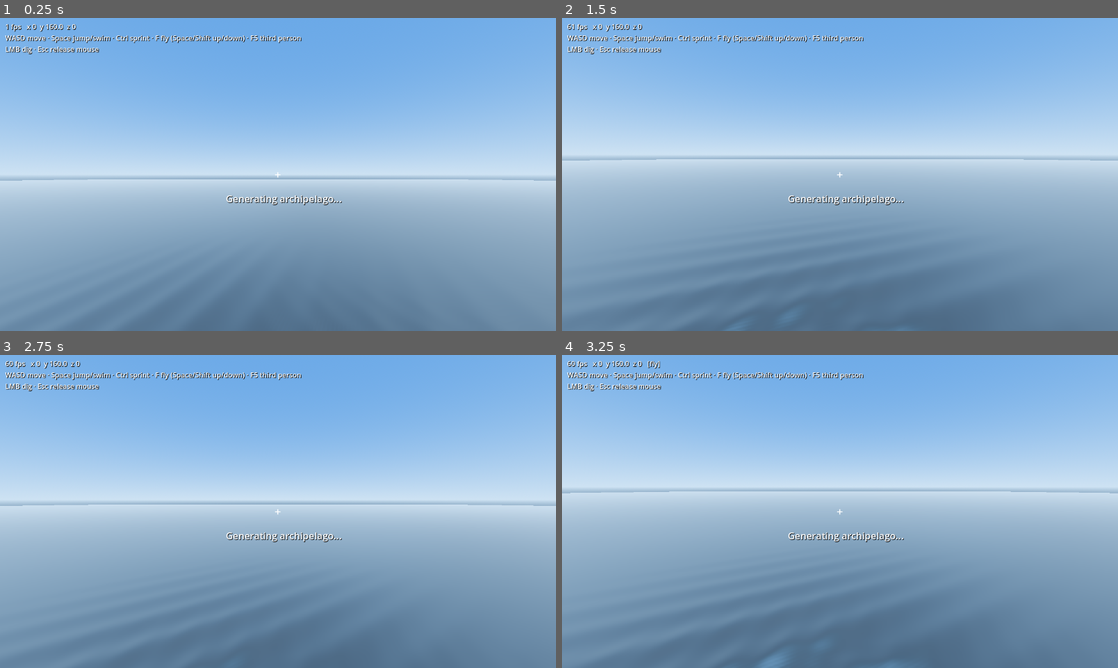
Above: before the commit, frames 1-4 (two rows, left to right).
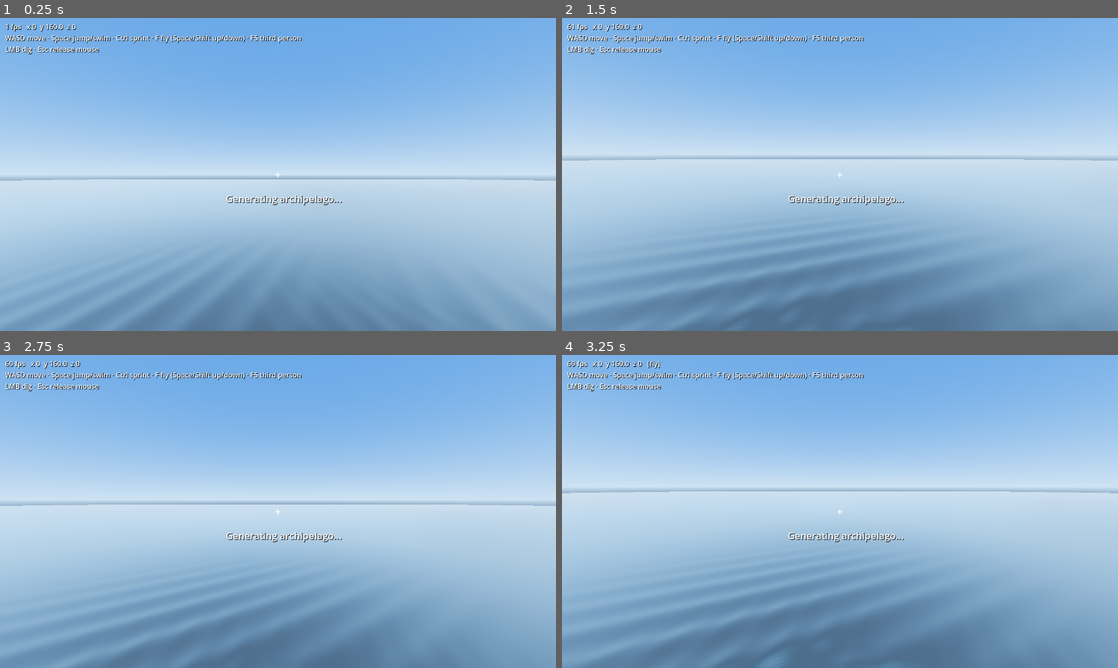
Above: after the commit, the same moments.

Repository: DocRountree/westofnod
Game: Godot game, scene res://main.tscn
Same seed, same stepped clock (60 frames per second), same inputs: the game is played once before the commit and once after it.
Inputs (mouse positions are in pixels of both pictures, inside the frame that each line leads up to):
- Up to frame 1 (0.25 s): no input
- Up to frame 2 (1.5 s): tap Enter at 0.5 s; move the mouse to (962, 158) at 0.52 s; hold D (move_right) 0.53-1.28 s; hold Ctrl (sprint) 0.53-1.28 s; click (962, 158) at 0.67 s; tap Space (jump) at 0.77, 0.8, 1.07, 1.25, 1.35 s; move the mouse to (812, 174) at 1.27 s; hold W (move_forward) from 1.28 s (still down)
- Up to frame 3 (2.75 s): keep holding W (move_forward); tap Space (jump) at 1.52, 1.82, 2.3 s; tap Ctrl (sprint) at 1.55 s; tap Enter at 2 s; move the mouse to (289, 505) at 2.02 s; hold Ctrl (sprint) from 2.03 s (still down)
- Up to frame 4 (3.25 s): keep holding W (move_forward); tap Space (jump) at 2.75, 3.02 s; move the mouse to (834, 517) at 2.77 s; release Ctrl (sprint) at 2.78 s; tap F at 2.85 s; click (834, 517) at 2.92 s; tap Ctrl (sprint) at 3.05 s

The runs differ from the first frame. In frame 1, 30% of the frame differs, in the area x 0-100%, y 56-100%; in frame 2, 25%; in frame 3, 27%; in frame 4, 26%.

Commit message:
Fix distant water blobs and stray water; Minecraft-style swimming
- Far tiles no longer mesh rivers (narrower than their 16 m grid, they broke
  into blobs); the terrain shader paints them from an analytic water coverage.
- Lakes only claim ground inside the simulated lake, so low floodplains near a
  dammed lake no longer get a sheet of water.
- Shoreline foam fades with pixel footprint (no white rims far away).
- Swimming: sink slowly, Space swims up and bobs at the surface, Shift sinks,
  Ctrl+forward with head under sprint-swims where you look, climb out at banks,
  rivers carry you downstream. Works in rivers and lakes, not just the sea;
  underwater fog/tint uses the real water level.

Diff:
--- a/scripts/hud.gd
+++ b/scripts/hud.gd
@@ -41,4 +41,5 @@
 	var p := player.global_position
 	info.text = "%d fps   x %.0f  y %.1f  z %.0f%s\nWASD move · Space jump/swim · Ctrl sprint · F fly (Space/Shift up/down) · F5 third person\nLMB dig · Esc release mouse" % [
 		Engine.get_frames_per_second(), p.x, p.y, p.z, "   [fly]" if player.flying else ""]
-	underwater.visible = player.camera.global_position.y < 0.0
+	var cam := player.camera.global_position
+	underwater.visible = cam.y < player.terrain.water_at(cam.x, cam.z).x
--- a/scripts/main.gd
+++ b/scripts/main.gd
@@ -141,6 +141,7 @@
 			player.global_position = Vector3(p.x, h + 0.5, p.z)
 			player.frozen = false
 			hud.status.text = ""
-	var under := player.camera.global_position.y < 0.0
+	var cam := player.camera.global_position
+	var under := cam.y < terrain.water_at(cam.x, cam.z).x
 	env.fog_density = 0.06 if under else 0.00035
 	env.fog_light_color = Color(0.05, 0.25, 0.35) if under else Color(0.68, 0.78, 0.88)
--- a/scripts/player.gd
+++ b/scripts/player.gd
@@ -1,6 +1,7 @@
 class_name Player
 extends CharacterBody3D
-## First/third-person controller (F5 toggles): walk/sprint/jump, swim, optional
+## First/third-person controller (F5 toggles): walk/sprint/jump, swim (as in
+## Minecraft, see _swim()), optional
 ## fly mode, and digging into the terrain.
 
 const WALK_SPEED := 4.6
@@ -11,11 +12,17 @@
 const REACH := 6.0
 const MOUSE_SENS := 0.0025
 const THIRD_PERSON_DISTANCE := 4.5
+const SWIM_SPEED := 2.2
+const SWIM_SPRINT_SPEED := 5.6
+const SWIM_UP_SPEED := 2.4
+const SINK_SPEED := 0.6
+const CURRENT_SPEED := 1.4 # m/s at full river flow (as water.gdshader's river_speed)
 
 var terrain: TerrainWorld
 var head: Node3D # eye point; pitches with the mouse
 var camera: Camera3D
 var third_person := false
+var swimming := false # sprint-swimming
 var _arm: SpringArm3D
 var _body_mesh: MeshInstance3D
 var flying := false
@@ -92,7 +99,10 @@
 		return
 	var input := Input.get_vector("move_left", "move_right", "move_forward", "move_back")
 	var dir := (transform.basis * Vector3(input.x, 0.0, input.y)).normalized()
-	var in_water := global_position.y + 0.9 < 0.0
+	var water := terrain.water_at(global_position.x, global_position.z) if terrain else Vector3.ZERO
+	var depth := water.x - global_position.y # how deep the feet are
+	var in_water := depth > 0.6
+	var head_under := water.x > head.global_position.y
 
 	if flying:
 		var vy := 0.0
@@ -102,17 +112,15 @@
 			vy -= 1.0
 		var spd := FLY_SPEED * (2.5 if Input.is_action_pressed("sprint") else 1.0)
 		velocity = dir * spd + Vector3.UP * vy * spd * 0.6
+		swimming = false
+	elif in_water:
+		_swim(delta, dir, depth, head_under, Vector2(water.y, water.z))
 	else:
+		swimming = false
 		var speed := SPRINT_SPEED if Input.is_action_pressed("sprint") else WALK_SPEED
-		if in_water:
-			speed *= 0.6
-			velocity.y = move_toward(velocity.y, -1.5, 8.0 * delta)
-			if Input.is_action_pressed("jump"):
-				velocity.y = 3.2
-		else:
-			velocity.y -= GRAVITY * delta
-			if Input.is_action_pressed("jump") and is_on_floor():
-				velocity.y = JUMP_VELOCITY
+		velocity.y -= GRAVITY * delta
+		if Input.is_action_pressed("jump") and is_on_floor():
+			velocity.y = JUMP_VELOCITY
 		var accel := 40.0 if is_on_floor() else 12.0
 		velocity.x = move_toward(velocity.x, dir.x * speed, accel * delta)
 		velocity.z = move_toward(velocity.z, dir.z * speed, accel * delta)
@@ -123,6 +131,34 @@
 			and Input.mouse_mode == Input.MOUSE_MODE_CAPTURED and _cooldown <= 0.0:
 		_dig()
 		_cooldown = 0.22
+
+
+## Swimming, as in Minecraft: you slowly sink unless you hold jump, which swims
+## you up (and bobs you at the surface); descend sinks faster; movement is slow.
+## Sprinting with your head under water swims fast wherever you look, up and
+## down included. Swimming into a bank with jump held climbs out. Rivers carry
+## you downstream.
+func _swim(delta: float, dir: Vector3, depth: float, head_under: bool, flow: Vector2) -> void:
+	var look := -head.global_basis.z
+	var forward := Input.get_vector("move_left", "move_right", "move_forward", "move_back").y < -0.3
+	swimming = head_under and forward and Input.is_action_pressed("sprint")
+	var target := Vector3.ZERO
+	if swimming:
+		target = look * SWIM_SPRINT_SPEED
+	else:
+		target = dir * SWIM_SPEED
+		if Input.is_action_pressed("jump"):
+			target.y = SWIM_UP_SPEED
+		elif Input.is_action_pressed("descend"):
+			target.y = -SWIM_UP_SPEED
+		else:
+			target.y = -SINK_SPEED
+	# The current carries you along; water is thick, so velocities ease toward
+	# the target (and a dive is braked).
+	target += Vector3(flow.x, 0.0, flow.y) * CURRENT_SPEED
+	velocity = velocity.move_toward(target, 9.0 * delta)
+	if Input.is_action_pressed("jump") and is_on_wall() and depth < 1.6:
+		velocity.y = 4.2 # climb out onto the bank
 
 
 func _ray() -> Dictionary:
--- a/scripts/terrain_generator.gd
+++ b/scripts/terrain_generator.gd
@@ -4,7 +4,7 @@
 ## gathers each tile's island grids and river segments, runs
 ## shaders/terrain_gen.glsl on a local RenderingDevice and builds mesh arrays.
 
-const OUT_STRIDE := 8 # floats per output vertex
+const OUT_STRIDE := 12 # floats per output vertex
 
 var seed: int = 1337
 var arch: Archipelago
@@ -80,7 +80,7 @@
 			res["data"] = data
 			res["arrays"] = TerrainMesher.build(data, null, int(job.n), float(job.spacing))
 			res["images"] = TerrainMesher.textures(data, null, int(job.n))
-			res["water"] = TerrainMesher.build_water(data, int(job.n), float(job.spacing))
+			res["water"] = TerrainMesher.build_water(data, int(job.n), float(job.spacing), job.kind == 0)
 		_mutex.lock()
 		_results.append(res)
 		_mutex.unlock()
--- a/scripts/terrain_mesher.gd
+++ b/scripts/terrain_mesher.gd
@@ -1,11 +1,14 @@
 class_name TerrainMesher
 extends RefCounted
 ## Builds heightfield mesh arrays from generator output.
-## data: out_n*out_n vertices of 8 floats (height, floodplain 0..1, gully depth,
-## channel cut, water level, water kind (1 river, 2 lake/oxbow), flow x, flow z)
+## data: out_n*out_n vertices of 12 floats (height, floodplain 0..1, gully depth,
+## channel cut, water level, water kind (1 river, 2 lake/oxbow), flow x, flow z,
+## water coverage 0..1, unused x3)
 ## covering the (n+1)^2 vertex grid plus a one-vertex ring for seamless normals.
 ## Meshes carry positions only; shading data goes to the GPU as textures().
 ## delta: optional per-ring-vertex height edits (digging), same layout, or null.
+
+const S := TerrainGenerator.OUT_STRIDE
 
 static var _index_cache := {}
 
@@ -33,7 +36,7 @@
 
 static func height_at(data: PackedFloat32Array, delta, out_n: int, i: int, j: int) -> float:
 	var r := j * out_n + i
-	var h := data[r * 8]
+	var h := data[r * S]
 	if delta != null:
 		h += delta[r]
 	return h
@@ -69,22 +72,24 @@
 
 
 ## Per-pixel shading data for a tile, over the vertex grid plus its ring
-## (texel (i + 1, j + 1) is vertex (i, j)): [heights (RF, edited), attributes
-## (RGBAH: floodplain 0..1, gully depth m, channel cut m, dug depth m)].
+## (texel (i + 1, j + 1) is vertex (i, j)): [heights (RGF: edited height, dug
+## depth m), attributes (RGBAH: floodplain 0..1, gully depth m, channel cut m,
+## water coverage 0..1)].
 static func textures(data: PackedFloat32Array, delta, n: int) -> Array:
 	var on := n + 3
 	var hb := PackedFloat32Array()
 	var ab := PackedFloat32Array()
-	hb.resize(on * on)
+	hb.resize(on * on * 2)
 	ab.resize(on * on * 4)
 	for r in on * on:
 		var d: float = 0.0 if delta == null else delta[r]
-		hb[r] = data[r * 8] + d
-		ab[r * 4] = data[r * 8 + 1]
-		ab[r * 4 + 1] = data[r * 8 + 2]
-		ab[r * 4 + 2] = data[r * 8 + 3]
-		ab[r * 4 + 3] = -d
-	var himg := Image.create_from_data(on, on, false, Image.FORMAT_RF, hb.to_byte_array())
+		hb[r * 2] = data[r * S] + d
+		hb[r * 2 + 1] = -d
+		ab[r * 4] = data[r * S + 1]
+		ab[r * 4 + 1] = data[r * S + 2]
+		ab[r * 4 + 2] = data[r * S + 3]
+		ab[r * 4 + 3] = data[r * S + 8]
+	var himg := Image.create_from_data(on, on, false, Image.FORMAT_RGF, hb.to_byte_array())
 	var aimg := Image.create_from_data(on, on, false, Image.FORMAT_RGBAF, ab.to_byte_array())
 	aimg.convert(Image.FORMAT_RGBAH)
 	return [himg, aimg]
@@ -102,8 +107,10 @@
 
 ## River and lake surfaces: a sheet at each vertex's water level, kept only where
 ## the grid has water (around it the sheet sits below the banks). UV carries the
-## river flow (direction x speed). Empty if none.
-static func build_water(data: PackedFloat32Array, n: int, s: float) -> Dictionary:
+## river flow (direction x speed). Empty if none. Coarse tiles leave rivers out
+## (rivers=false): they are narrower than the grid and are painted onto the
+## terrain from their coverage instead.
+static func build_water(data: PackedFloat32Array, n: int, s: float, rivers: bool = true) -> Dictionary:
 	var w := n + 1
 	var on := n + 3
 	var verts := PackedVector3Array()
@@ -115,10 +122,10 @@
 	var any := false
 	for j in w:
 		for i in w:
-			var r := ((j + 1) * on + i + 1) * 8
+			var r := ((j + 1) * on + i + 1) * S
 			verts[j * w + i] = Vector3(i * s, data[r + 4], j * s)
 			flow[j * w + i] = Vector2(data[r + 6], data[r + 7])
-			if data[r + 5] > 0.5:
+			if data[r + 5] > (0.5 if rivers else 1.5):
 				wet[j * w + i] = 1
 				any = true
 	if not any:
--- a/scripts/terrain_world.gd
+++ b/scripts/terrain_world.gd
@@ -41,6 +41,7 @@
 	far_material.shader = near_material.shader
 	far_material.set_shader_parameter("near_cutoff", FAR_CUTOFF)
 	far_material.set_shader_parameter("channel_tint", 0.0)
+	far_material.set_shader_parameter("paint_water", 1.0)
 	generator.start()
 
 
@@ -248,6 +249,27 @@
 	var w := CHUNK_CELLS + 1
 	return lerpf(lerpf(hs[j * w + i], hs[j * w + i + 1], fx),
 			lerpf(hs[(j + 1) * w + i], hs[(j + 1) * w + i + 1], fx), fz)
+
+
+## Water surface over (x, z): the sea (0) or the river/lake level of the nearest
+## wet vertex around it, whichever is higher. Vector3(level, flow x, flow z),
+## flow in 0..1 (direction x speed).
+func water_at(x: float, z: float) -> Vector3:
+	var k := Vector2i(floori(x / NEAR_SIZE), floori(z / NEAR_SIZE))
+	var best := Vector3(0.0, 0.0, 0.0)
+	if not _near.has(k):
+		return best
+	var ch: Dictionary = _near[k]
+	var d: PackedFloat32Array = ch.data
+	var ci := clampi(roundi(x - ch.origin.x), 0, CHUNK_CELLS)
+	var cj := clampi(roundi(z - ch.origin.y), 0, CHUNK_CELLS)
+	var st := TerrainGenerator.OUT_STRIDE
+	for dj in range(-1, 2):
+		for di in range(-1, 2):
+			var r := ((cj + dj + 1) * OUT_N + ci + di + 1) * st
+			if d[r + 5] > 0.5 and d[r + 4] > best.x:
+				best = Vector3(d[r + 4], d[r + 6], d[r + 7])
+	return best
 
 
 # ------------------------------------------------------------------ digging
--- a/shaders/terrain.gdshader
+++ b/shaders/terrain.gdshader
@@ -4,7 +4,8 @@
 // Terrain tiles. Meshes carry positions only; everything else is per pixel from
 // two small textures per tile (TerrainMesher.textures(), over the vertex grid
 // plus a one-vertex ring): heights, filtered by hand (32-bit float), for the
-// normal, and attributes (floodplain, gully depth, channel cut, dug depth),
+// normal and dug depth, and attributes (floodplain, gully depth, channel cut,
+// water coverage),
 // filtered by the hardware. So slopes, rock, soil and river beds vary smoothly
 // within each triangle instead of following the 1 m mesh grid.
 //
@@ -16,24 +17,32 @@
 uniform float spacing = 1.0;
 // Far LOD tiles hide themselves where the detailed near chunks take over.
 uniform float near_cutoff = 0.0;
-// Far tiles are too coarse to resolve channels; their cuts would show as blotches.
+// Far tiles are too coarse to resolve channels; their cuts would show as
+// blotches. They have no river meshes either: rivers are painted from their
+// coverage instead (0 on near tiles, which mesh their water).
 uniform float channel_tint = 1.0;
+uniform float paint_water = 0.0;
 
 varying vec3 wpos;
 varying vec2 grid; // texel coordinates of this point in the tile textures
 
-// Height at texel coordinates g (texel centres at integers), bilinear.
-float height(vec2 g) {
+// Height (x) and dug depth (y) at texel coordinates g (texel centres at
+// integers), bilinear.
+vec2 height2(vec2 g) {
 	ivec2 n = textureSize(height_tex, 0) - 1;
 	g = clamp(g, vec2(0.0), vec2(n) - 0.001);
 	vec2 fi = floor(g);
 	vec2 f = g - fi;
 	ivec2 c = ivec2(fi);
-	float a = texelFetch(height_tex, c, 0).r;
-	float b = texelFetch(height_tex, min(c + ivec2(1, 0), n), 0).r;
-	float d = texelFetch(height_tex, min(c + ivec2(0, 1), n), 0).r;
-	float e = texelFetch(height_tex, min(c + ivec2(1, 1), n), 0).r;
+	vec2 a = texelFetch(height_tex, c, 0).rg;
+	vec2 b = texelFetch(height_tex, min(c + ivec2(1, 0), n), 0).rg;
+	vec2 d = texelFetch(height_tex, min(c + ivec2(0, 1), n), 0).rg;
+	vec2 e = texelFetch(height_tex, min(c + ivec2(1, 1), n), 0).rg;
 	return mix(mix(a, b, f.x), mix(d, e, f.x), f.y);
+}
+
+float height(vec2 g) {
+	return height2(g).x;
 }
 
 // World normal at g, by central differences one texel wide.
@@ -84,7 +93,8 @@
 	float alluvium = attr.r;
 	float gully = attr.g;
 	float channel = attr.b;
-	float dug = attr.a;
+	float dug = height2(grid).y;
+	float cover = attr.a;
 	float h = wpos.y;
 	vec2 p = wpos.xz;
 
@@ -126,7 +136,11 @@
 	// Mottling, so no ground is one flat colour.
 	col *= 0.9 + 0.2 * fine;
 
+	// Distant rivers: dark, glossy water, as wide as their analytic coverage.
+	float wet = smoothstep(0.15, 0.6, cover) * paint_water;
+	col = mix(col, vec3(0.10, 0.17, 0.20), wet);
+
 	ALBEDO = pow(col, vec3(2.2)); // palette above is authored in sRGB
-	ROUGHNESS = mix(0.95, 0.82, rocky);
-	SPECULAR = 0.25;
+	ROUGHNESS = mix(mix(0.95, 0.82, rocky), 0.08, wet);
+	SPECULAR = mix(0.25, 0.5, wet);
 }
--- a/shaders/water.gdshader
+++ b/shaders/water.gdshader
@@ -227,7 +227,9 @@
 	// broken up by the small waves themselves rather than a texture.
 	float breakup = clamp(0.5 + 2.5 * dot(dslope, vec2(0.7, 0.7)), 0.0, 1.0);
 	float foam = smoothstep(0.25, 0.6, 1.0 - jac) * breakup;
-	foam = max(foam, (1.0 - smoothstep(0.0, 0.35, thickness)) * smoothstep(0.3, 0.7, breakup) * 0.8);
+	// (The swash line is a few decimetres wide: gone once a pixel is wider than that.)
+	foam = max(foam, (1.0 - smoothstep(0.0, 0.35, thickness)) * smoothstep(0.3, 0.7, breakup) * 0.8
+			* (1.0 - smoothstep(0.15, 0.6, fp)));
 	if (river) {
 		// White water over riffles: fast, shallow flow.
 		foam = max(foam, smoothstep(0.6, 1.0, length(vflow)) * (1.0 - smoothstep(0.1, 0.6, thickness)) * breakup);
--- a/tools/heightmap_preview.gd
+++ b/tools/heightmap_preview.gd
@@ -36,7 +36,7 @@
 				for i in n + 1:
 					var gi := k.x * n + i
 					var gj := k.y * n + j
-					var o := ((j + 1) * on + i + 1) * 8
+					var o := ((j + 1) * on + i + 1) * TerrainGenerator.OUT_STRIDE
 					heights[gj * (size + 1) + gi] = d[o]
 					allu[gj * (size + 1) + gi] = d[o + 1]
 					water[gj * (size + 1) + gi] = d[o + 5] if d[o + 4] > d[o] else 0.0
--- a/tools/shot.gd
+++ b/tools/shot.gd
@@ -76,6 +76,16 @@
 			await _shot("03c_sea_%d" % i)
 			p.rotate_y(PI * 0.6)
 			await _wait(6.0)
+		# swim: fall in, sink, then swim up and sprint-swim
+		p.flying = false
+		p.global_position = Vector3(best.x, 0.5, best.z)
+		await _wait(2.0)
+		print("swim: sinking y=%.2f vy=%.2f" % [p.global_position.y, p.velocity.y])
+		Input.action_press("jump")
+		await _wait(1.5)
+		Input.action_release("jump")
+		print("swim: after jump y=%.2f vy=%.2f" % [p.global_position.y, p.velocity.y])
+		p.flying = true
 		p.global_position = start
 	# fly up for an overview
 	p.global_position += Vector3(0, 140, 0)
Not shown, changed: shaders/terrain_gen.glsl
Not shown, changed: README.md
